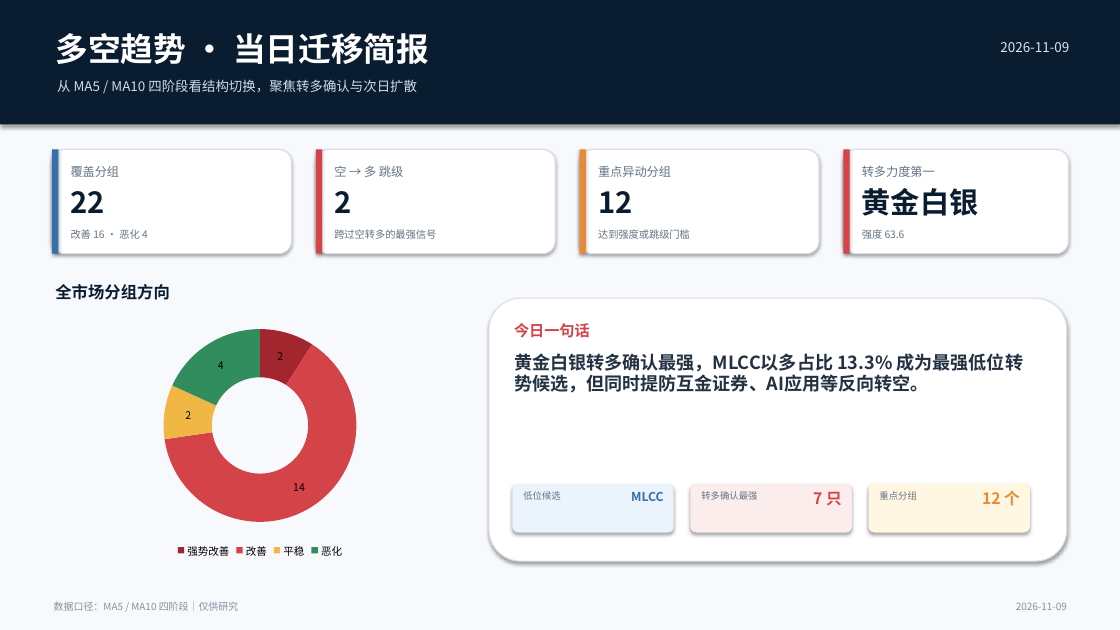
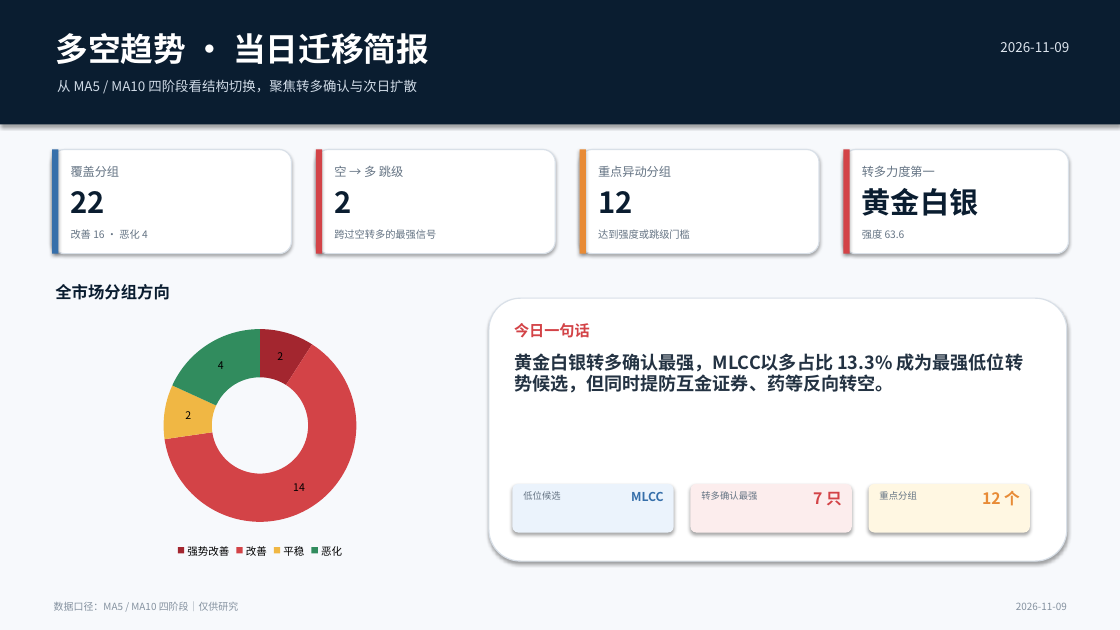
Before and after one commit to nancybhc/a-share-blast-lab, a slide deck: slide 1 of assets/多空阶段简报_2026-11-09.pptx. Drawn at 1120x630 pixels with LibreOffice and Linux fonts; fonts in the diff are those of the drawing. Boxes give left, top, right and bottom in pixels: in the first picture for what was removed or moved away, otherwise in the second. Text is boxed around its words. In the diff, an @@ line names an element or a change of style, - is before the commit and + after.

```diff
--- a/assets/多空阶段简报_2026-11-09.pptx
+++ b/assets/多空阶段简报_2026-11-09.pptx
@@ text at <box>514,353,1024,393</box>: text changed @@
-黄金白银转多确认最强，MLCC以多占比 13.3% 成为最强低位转势候选，但同时提防互金证券、AI应用等反向转空。
+黄金白银转多确认最强，MLCC以多占比 13.3% 成为最强低位转势候选，但同时提防互金证券、药等反向转空。
```
Also in this commit, not shown: 3 other slides changed, 13 other files.
